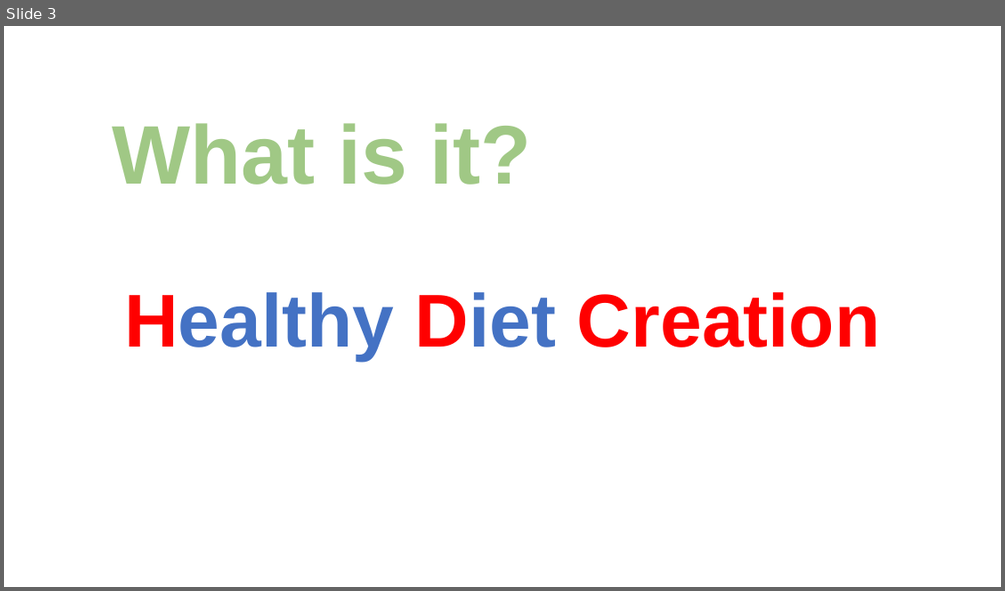
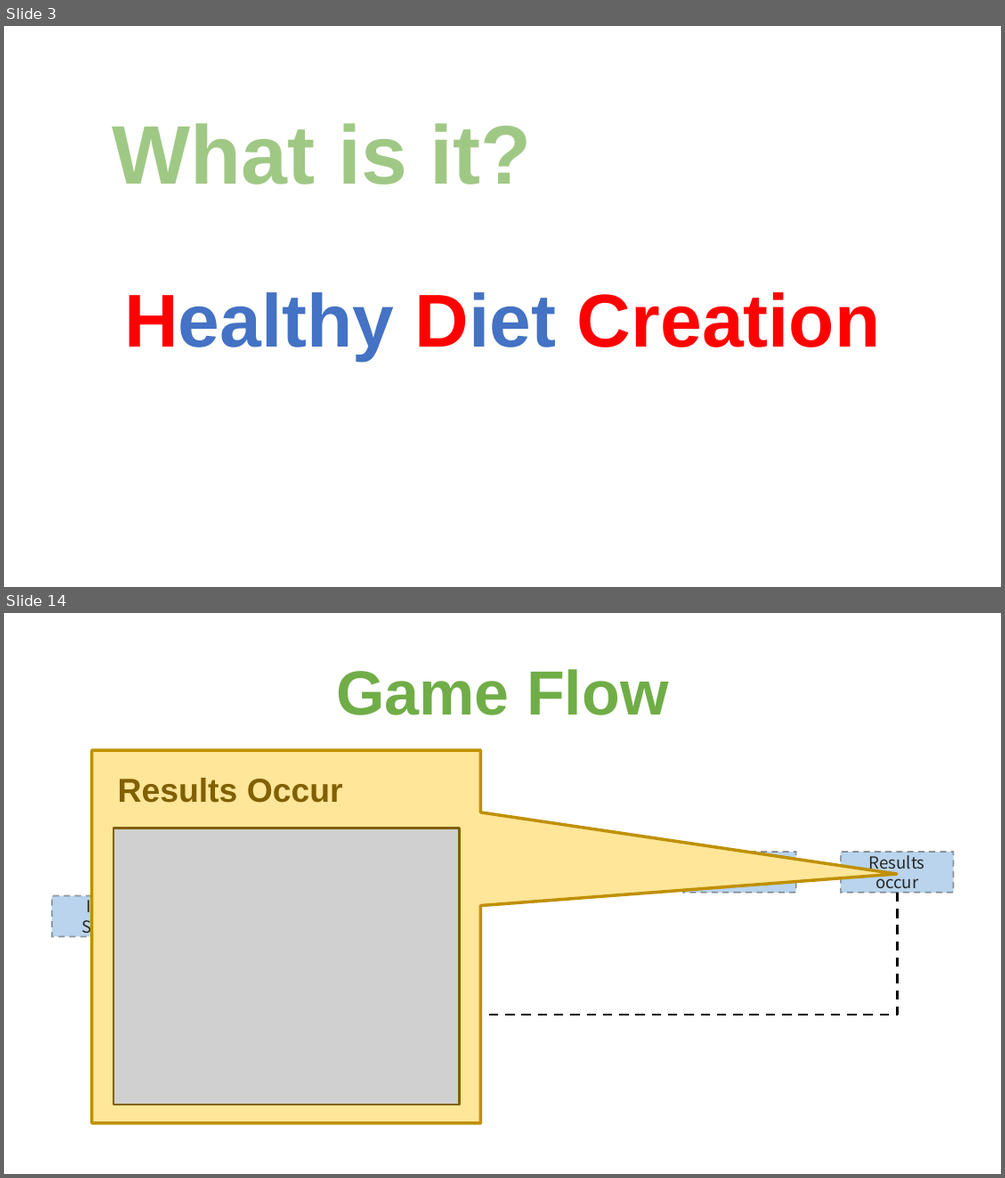
Before and after one commit to klustar/sanhak, a slide deck: 산학프로젝트_국방색순대국밥.pptx. Shown one above the other, each under a label of ours: slide 3 before the commit, slides 3 and 14 after it; the slides between them are not shown. The pictures are 1005x591 and 1005x1178 pixels, drawn with LibreOffice and Linux fonts; fonts in the diff are those of the drawing; grey boxes stand for pictures; background and template pictures are left out. Boxes give left, top, right and bottom in pixels: in the first picture for what was removed or moved away, otherwise in the second. Text is boxed around its words. In the diff, an @@ line names an element or a change of style, - is before the commit and + after.

```diff
--- a/산학프로젝트_국방색순대국밥.pptx
+++ b/산학프로젝트_국방색순대국밥.pptx
@@ slide 14 added at [4, 613, 1001, 1174], background picture (left out) @@
@@ text added at [336, 669, 668, 715], 60 pt, text #70AD47, bold @@
+Game Flow
@@ speech box added at [92, 750, 481, 1122], fill #FFE699, outline #BF9000 3 pt @@
@@ rectangle added at [109, 764, 352, 813], fill #FFE699, outline #FFE699 2 pt, 32 pt, text #806000, bold @@
+Results Occur
@@ picture added at [113, 828, 459, 1105] @@
@@ group added at [52, 852, 954, 1014]: 6 rectangles, 3 arrows, 1 elbow arrow @@
+Initial Screen
+Program Termination
+Mode Selection
+Round Selection
+Game Play
+Results occur
```
Also in this commit, not shown: 9 slides changed, 4 other slides added, 2 slides removed, 4 other files.
